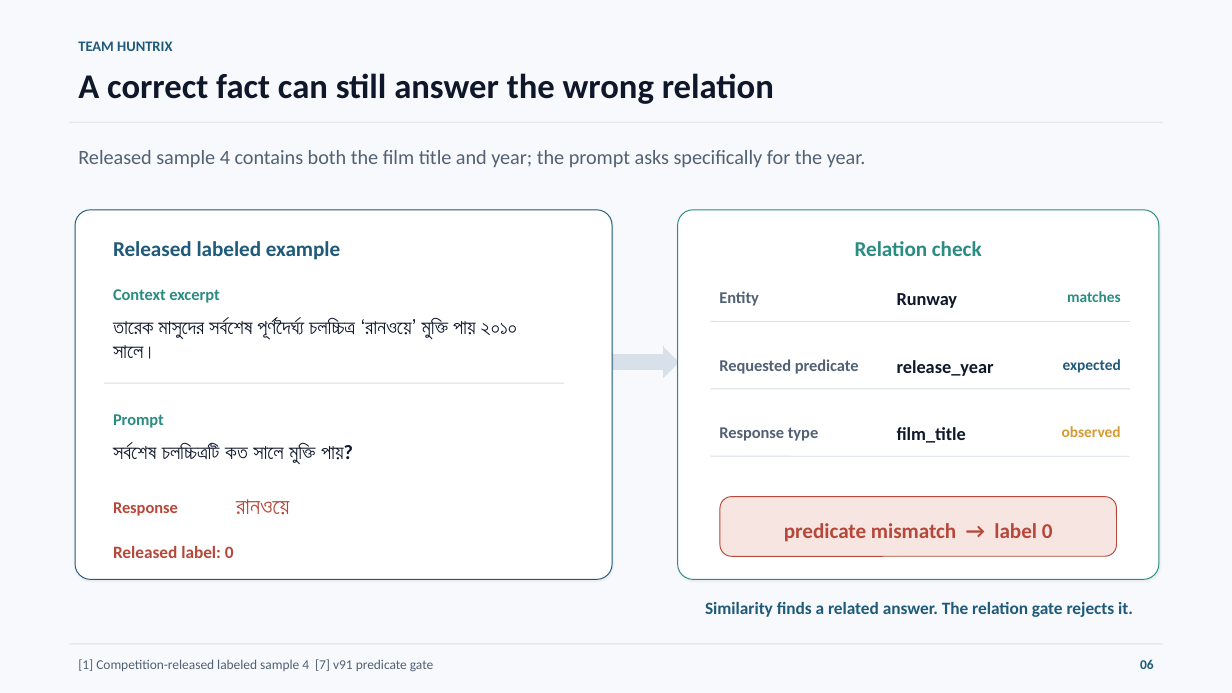
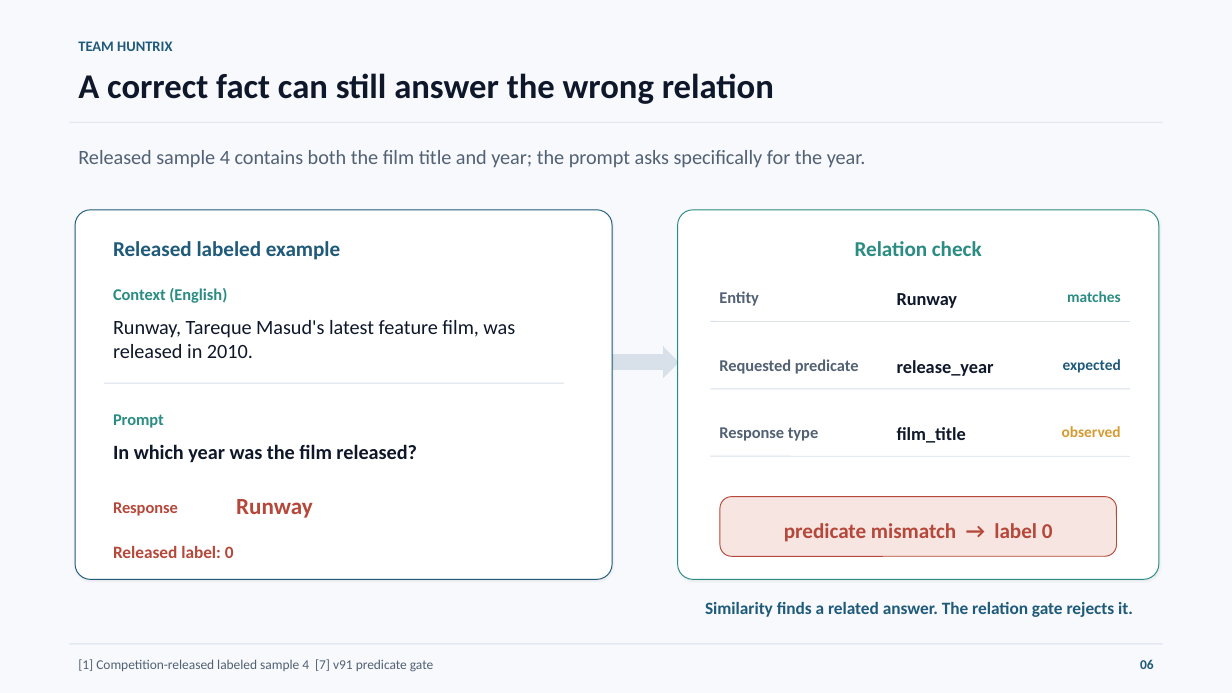
Before and after one commit to Seyamalam/bengali-hallucination-v91-submission, a slide deck: slide 6 of presentation/Huntrix_Final_Presentation_20_Slides.pptx. Drawn at 1232x693 pixels with LibreOffice and Linux fonts; fonts in the diff are those of the drawing. Boxes give left, top, right and bottom in pixels: in the first picture for what was removed or moved away, otherwise in the second. Text is boxed around its words. In the diff, an @@ line names an element or a change of style, - is before the commit and + after.

Commit message:
fix presentation slides 4 and 6

```diff
--- a/presentation/Huntrix_Final_Presentation_20_Slides.pptx
+++ b/presentation/Huntrix_Final_Presentation_20_Slides.pptx
@@ text at box(113, 288, 227, 303): text changed @@
-Context excerpt
+Context (English)
@@ text at box(113, 320, 515, 358): text changed @@
-তারেক মাসুদের সর্বশেষ পূর্ণদৈর্ঘ্য চলচ্চিত্র ‘রানওয়ে’ মুক্তি পায় ২০১০ সালে।
+Runway, Tareque Masud's latest feature film, was released in 2010.
@@ text at box(113, 444, 417, 463): text changed @@
-সর্বশেষ চলচ্চিত্রটি কত সালে মুক্তি পায়?
+In which year was the film released?
@@ text at box(236, 499, 312, 518): text changed @@
-রানওয়ে
+Runway
```
Also in this commit, not shown: 1 other slide changed, 1 other file.
